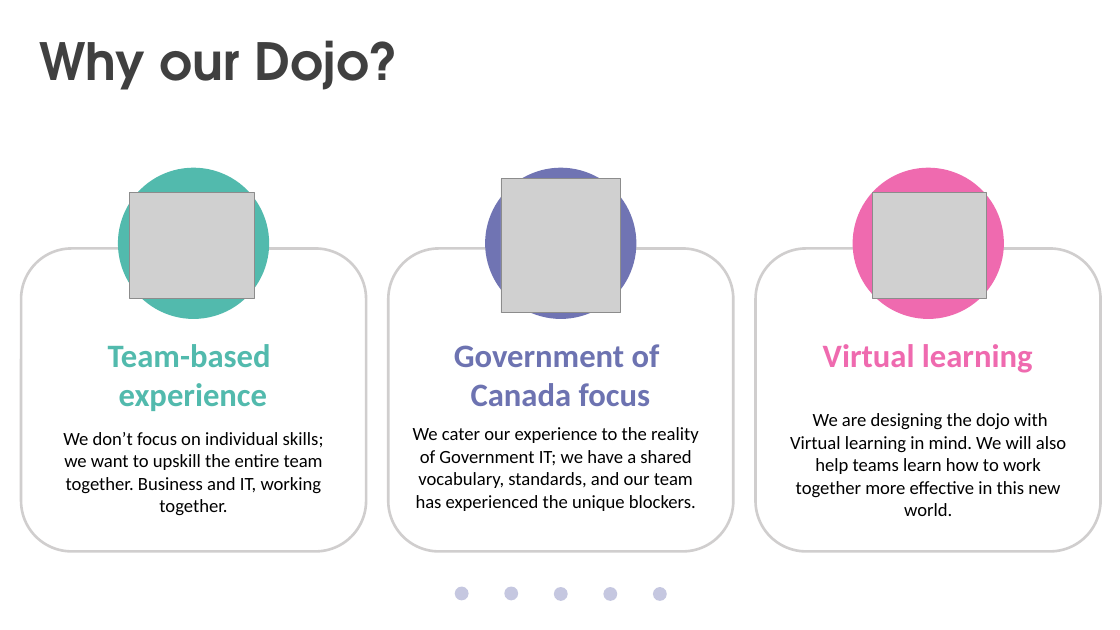
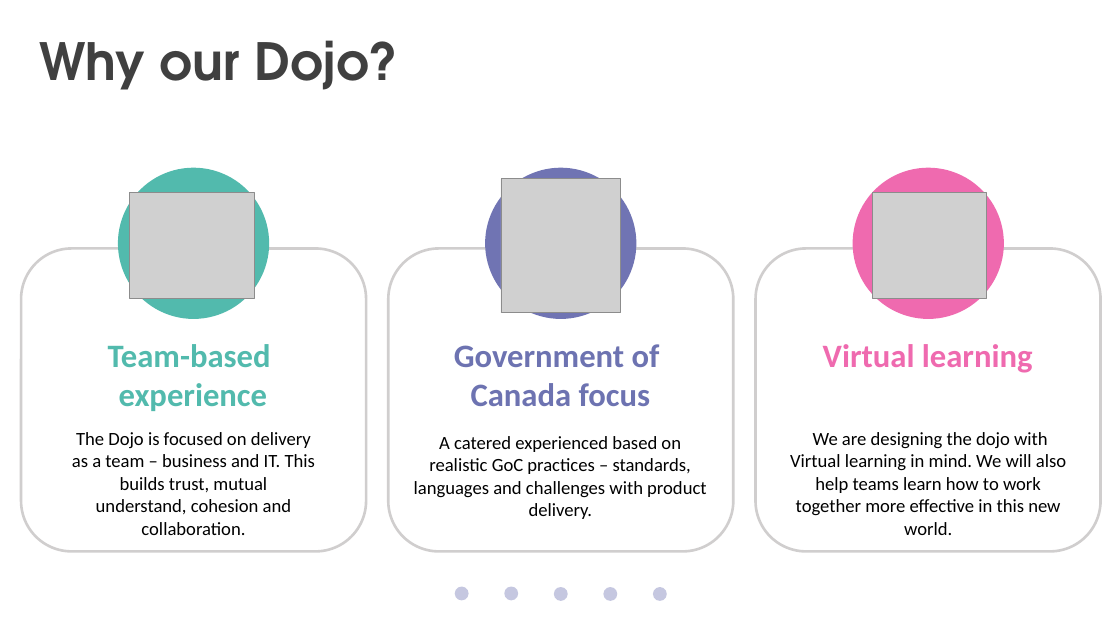
Before and after one commit to stephanieDG/digital-dojo, a slide deck: slide 5 of reading-material/Digital_Dojo_-_2021-04-08.pptx. Drawn at 1120x630 pixels with LibreOffice and Linux fonts; fonts in the diff are those of the drawing; grey boxes stand for pictures. Boxes give left, top, right and bottom in pixels: in the first picture for what was removed or moved away, otherwise in the second. Text is boxed around its words. In the diff, an @@ line names an element or a change of style, - is before the commit and + after.

```diff
--- a/reading-material/Digital_Dojo_-_2021-04-08.pptx
+++ b/reading-material/Digital_Dojo_-_2021-04-08.pptx
@@ text at bbox=[72, 432, 315, 535]: text changed @@
-We don’t focus on individual skills; we want to upskill the entire team together. Business and IT, working together.
+The Dojo is focused on delivery
+as a team – business and IT. This builds trust, mutual
+understand, cohesion and
+collaboration.
@@ text at bbox=[414, 436, 706, 519]: text changed @@
-We cater our experience to the reality of Government IT; we have a shared vocabulary, standards, and our team has experienced the unique blockers.
+A catered experienced based on
+realistic GoC practices – standards,
+languages and challenges with product
+delivery.
@@ text "We are designing the dojo ...": place and size @@
-text "We are designing the dojo ..." at bbox=[790, 413, 1066, 516]
+text "We are designing the dojo ..." at bbox=[790, 432, 1066, 535]
```
Also in this commit, not shown: 4 other slides changed.
